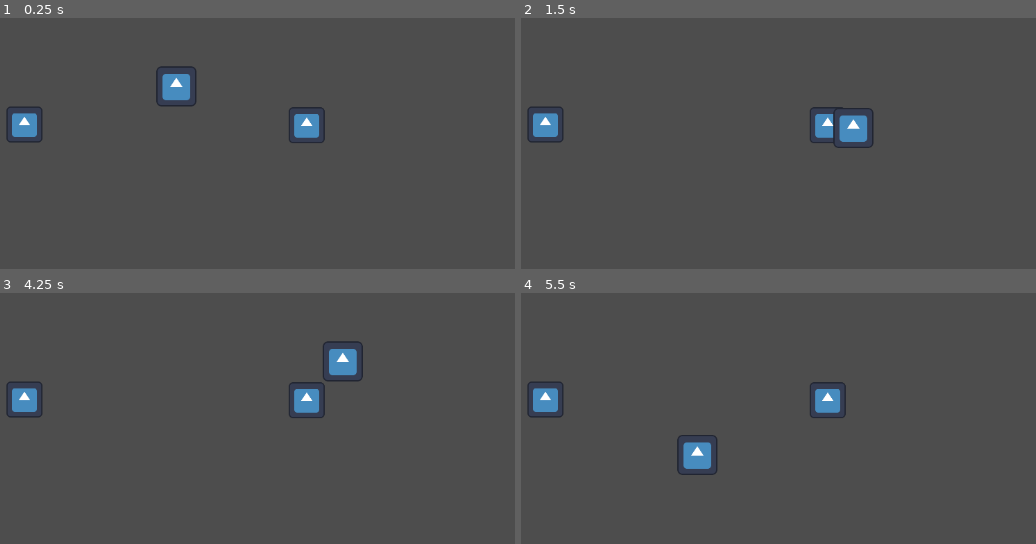
Above: before the commit, frames 1-4 (two rows, left to right).
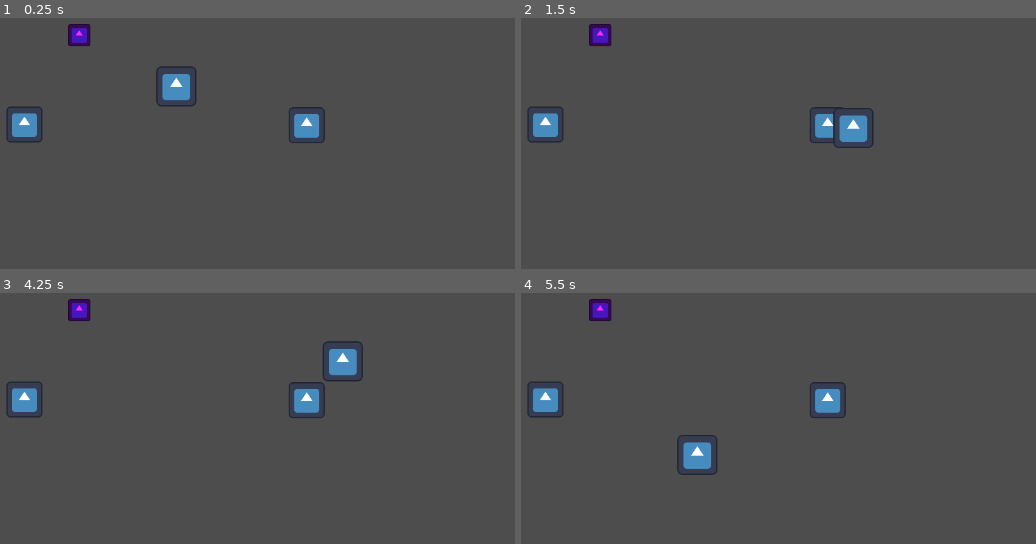
Above: after the commit, the same moments.

Repository: SwirlyQuentin/exploration-game
Game: Godot game, scene res://scenes/mainscenes/StartScene.tscn
Two runs of this game, one before a commit and one after it. Both use one fixed random seed, a clock stepped at 60 frames per second and the inputs below. The engine's default icon, where the game draws it, is replaced by a stand-in: a white triangle on a blue panel in a dark square.
Inputs:
- Up to frame 1 (0.25 s): no input
- Up to frame 2 (1.5 s): tap Enter (enter) at 0.5 s; hold D (right) 0.53-1.28 s; hold Enter (enter) 0.53-1.28 s; tap E (interact) at 0.8, 1.35 s; hold S (down) from 1.28 s (still down)
- Up to frame 3 (4.25 s): tap Enter (enter) at 1.55, 3.05 s; release S (down) at 2.03 s; hold D (right) 2.03-2.78 s; hold Enter (enter) 2.03-2.78 s; tap E (interact) at 2.3, 2.85, 3.8 s; hold W (up) 2.78-3.53 s; hold A (left) from 3.53 s (still down); hold Enter (enter) from 3.53 s (still down)
- Up to frame 4 (5.5 s): release Enter (enter) at 4.28 s; tap E (interact) at 4.35, 5.3 s; tap Enter (enter) at 4.55 s; release A (left) at 5.03 s; hold S (down) from 5.03 s (still down); hold Enter (enter) from 5.03 s (still down)

The runs differ from the first frame. In frame 1, 0.4% of the frame differs, in the area x 13-18%, y 2-12%; in frame 2, 0.4%; in frame 3, 0.4%; in frame 4, 0.4%.

Commit message:
fixing up world loading and creating puzzle rewards

Diff:
--- a/data/world/world-data/world.json
+++ b/data/world/world-data/world.json
@@ -1,8 +1 @@
-{
-    "collectables":[{"name": "collectable1", "location": "", "scene": "", "active": true}],
-    "chests": [{"name": "chest1", "location": "", "scene": "", "active": true}],
-    "loaded":false,
-    "puzzles":[{"name": "puzzle1", "location": "", "scene": "", "active": true, "solved":false}],
-    "enemies":[{"name": "enemy1", "location": "", "scene": "", "active": true}]
-
-}
+{"chests":[],"collectables":[{"active":true,"location":"(430, 221)","name":"CollectableLocation","ref":""}],"enemies":[{"active":true,"location":"","name":"enemy1","scene":""}],"loaded":false,"puzzles":[{"active":true,"location":"","name":"puzzle1","scene":"","solved":false}]}
--- a/project.godot
+++ b/project.godot
@@ -26,6 +26,7 @@
 [global_group]
 
 player=""
+Collectables=""
 
 [input]
 
@@ -69,6 +70,10 @@
 ]
 }
 
+[layer_names]
+
+2d_physics/layer_3="load"
+
 [rendering]
 
 renderer/rendering_method="gl_compatibility"
--- a/scenes/mainscenes/TestScene.tscn
+++ b/scenes/mainscenes/TestScene.tscn
@@ -1,34 +1,22 @@
-[gd_scene load_steps=6 format=3 uid="uid://c0v0ci1gfne8u"]
+[gd_scene load_steps=5 format=3 uid="uid://c0v0ci1gfne8u"]
 
-[ext_resource type="Script" path="res://scripts/player/Player.gd" id="1_3jktq"]
-[ext_resource type="Texture2D" uid="uid://cg44664s6ywtq" path="res://icon.svg" id="1_4sft4"]
+[ext_resource type="Script" path="res://scripts/main-scenes/TestScene.gd" id="1_vjtt2"]
+[ext_resource type="PackedScene" uid="uid://vksaete574p5" path="res://scenes/player/Player.tscn" id="3_fws1k"]
 [ext_resource type="PackedScene" uid="uid://bgjksx2dl5l4d" path="res://scenes/puzzles/SwitchPuzzle.tscn" id="3_lphba"]
 [ext_resource type="Script" path="res://scripts/item-containers/Collectables.gd" id="4_gvm3o"]
 
-[sub_resource type="RectangleShape2D" id="RectangleShape2D_vbaur"]
-size = Vector2(127, 127)
-
 [node name="TestScene" type="Node"]
+script = ExtResource("1_vjtt2")
 
 [node name="SwitchPuzzle" parent="." instance=ExtResource("3_lphba")]
 position = Vector2(568, 351)
 
-[node name="Player" type="CharacterBody2D" parent="." groups=["player"]]
-position = Vector2(570, 295)
-scale = Vector2(0.45, 0.45)
-script = ExtResource("1_3jktq")
-
-[node name="Sprite2D" type="Sprite2D" parent="Player"]
-texture = ExtResource("1_4sft4")
-
-[node name="CollisionShape2D" type="CollisionShape2D" parent="Player"]
-position = Vector2(0.5, -0.5)
-shape = SubResource("RectangleShape2D_vbaur")
+[node name="Player" parent="." instance=ExtResource("3_fws1k")]
 
 [node name="CollectableLocations" type="Node" parent="."]
 script = ExtResource("4_gvm3o")
 
-[node name="CollectableLocation" type="Marker2D" parent="CollectableLocations"]
+[node name="CollectableLocation" type="Marker2D" parent="CollectableLocations" groups=["Collectables"]]
 position = Vector2(430, 221)
 
 [node name="Collectables" type="Node" parent="."]
--- /dev/null
+++ b/scenes/player/Player.tscn
@@ -0,0 +1,32 @@
+[gd_scene load_steps=5 format=3 uid="uid://vksaete574p5"]
+
+[ext_resource type="Script" path="res://scripts/player/Player.gd" id="1_qp76k"]
+[ext_resource type="Texture2D" uid="uid://cg44664s6ywtq" path="res://icon.svg" id="2_8ktw0"]
+
+[sub_resource type="RectangleShape2D" id="RectangleShape2D_vbaur"]
+size = Vector2(127, 127)
+
+[sub_resource type="CircleShape2D" id="CircleShape2D_3awsu"]
+radius = 953.333
+
+[node name="Player" type="CharacterBody2D" groups=["player"]]
+position = Vector2(570, 295)
+scale = Vector2(0.45, 0.45)
+script = ExtResource("1_qp76k")
+
+[node name="Sprite2D" type="Sprite2D" parent="."]
+texture = ExtResource("2_8ktw0")
+
+[node name="CollisionShape2D" type="CollisionShape2D" parent="."]
+position = Vector2(0.5, -0.5)
+shape = SubResource("RectangleShape2D_vbaur")
+
+[node name="RenderDistance" type="Area2D" parent="."]
+collision_layer = 4
+collision_mask = 4
+
+[node name="CollisionShape2D" type="CollisionShape2D" parent="RenderDistance"]
+shape = SubResource("CircleShape2D_3awsu")
+
+[connection signal="area_entered" from="RenderDistance" to="." method="_on_render_distance_area_entered"]
+[connection signal="area_exited" from="RenderDistance" to="." method="_on_render_distance_area_exited"]
--- a/scenes/puzzles/SwitchPuzzle.tscn
+++ b/scenes/puzzles/SwitchPuzzle.tscn
@@ -1,8 +1,10 @@
-[gd_scene load_steps=6 format=3 uid="uid://bgjksx2dl5l4d"]
+[gd_scene load_steps=8 format=3 uid="uid://bgjksx2dl5l4d"]
 
 [ext_resource type="Script" path="res://scripts/puzzles/switch-puzzle/SwitchPuzzle.gd" id="1_x14el"]
 [ext_resource type="Script" path="res://scripts/puzzles/switch-puzzle/Switch.gd" id="2_agbqi"]
 [ext_resource type="Texture2D" uid="uid://cg44664s6ywtq" path="res://icon.svg" id="3_w5d41"]
+[ext_resource type="Script" path="res://scripts/shared/PuzzeReward.gd" id="4_cbf8t"]
+[ext_resource type="PackedScene" uid="uid://bqlw063hk567a" path="res://scenes/shared/Collectable.tscn" id="5_xetmb"]
 
 [sub_resource type="CircleShape2D" id="CircleShape2D_sxvu4"]
 
@@ -12,40 +14,52 @@
 [node name="SwitchPuzzle" type="Node2D"]
 script = ExtResource("1_x14el")
 
-[node name="Switch1" type="Node2D" parent="."]
+[node name="InteractiveNodes" type="Node2D" parent="."]
+
+[node name="Switch1" type="Node2D" parent="InteractiveNodes"]
 position = Vector2(-217, -1)
 script = ExtResource("2_agbqi")
 
-[node name="Area2D" type="Area2D" parent="Switch1"]
+[node name="Area2D" type="Area2D" parent="InteractiveNodes/Switch1"]
 
-[node name="CollisionShape2D" type="CollisionShape2D" parent="Switch1/Area2D"]
+[node name="CollisionShape2D" type="CollisionShape2D" parent="InteractiveNodes/Switch1/Area2D"]
 shape = SubResource("CircleShape2D_sxvu4")
 
-[node name="SwitchSprite" type="Sprite2D" parent="Switch1"]
+[node name="SwitchSprite" type="Sprite2D" parent="InteractiveNodes/Switch1"]
 scale = Vector2(0.40625, 0.40625)
 texture = ExtResource("3_w5d41")
 
-[node name="Switch2" type="Node2D" parent="."]
+[node name="Switch2" type="Node2D" parent="InteractiveNodes"]
 position = Vector2(190, 0)
 script = ExtResource("2_agbqi")
 
-[node name="Area2D" type="Area2D" parent="Switch2"]
+[node name="Area2D" type="Area2D" parent="InteractiveNodes/Switch2"]
 
-[node name="CollisionShape2D" type="CollisionShape2D" parent="Switch2/Area2D"]
+[node name="CollisionShape2D" type="CollisionShape2D" parent="InteractiveNodes/Switch2/Area2D"]
 shape = SubResource("CircleShape2D_sxvu4")
 
-[node name="SwitchSprite" type="Sprite2D" parent="Switch2"]
+[node name="SwitchSprite" type="Sprite2D" parent="InteractiveNodes/Switch2"]
 scale = Vector2(0.40625, 0.40625)
 texture = ExtResource("3_w5d41")
 
+[node name="Reward" type="Node2D" parent="."]
+script = ExtResource("4_cbf8t")
+
+[node name="Collectable" parent="Reward" instance=ExtResource("5_xetmb")]
+position = Vector2(200, 97)
+isPuzzle = true
+
 [node name="ActiveCheck" type="Area2D" parent="."]
+visible = false
+collision_layer = 2
+collision_mask = 2
 
 [node name="CollisionShape2D" type="CollisionShape2D" parent="ActiveCheck"]
 shape = SubResource("CircleShape2D_dwdux")
 
-[connection signal="body_entered" from="Switch1/Area2D" to="Switch1" method="_on_area_2d_body_entered"]
-[connection signal="body_exited" from="Switch1/Area2D" to="Switch1" method="_on_area_2d_body_exited"]
-[connection signal="body_entered" from="Switch2/Area2D" to="Switch2" method="_on_area_2d_body_entered"]
-[connection signal="body_exited" from="Switch2/Area2D" to="Switch2" method="_on_area_2d_body_exited"]
+[connection signal="body_entered" from="InteractiveNodes/Switch1/Area2D" to="InteractiveNodes/Switch1" method="_on_area_2d_body_entered"]
+[connection signal="body_exited" from="InteractiveNodes/Switch1/Area2D" to="InteractiveNodes/Switch1" method="_on_area_2d_body_exited"]
+[connection signal="body_entered" from="InteractiveNodes/Switch2/Area2D" to="InteractiveNodes/Switch2" method="_on_area_2d_body_entered"]
+[connection signal="body_exited" from="InteractiveNodes/Switch2/Area2D" to="InteractiveNodes/Switch2" method="_on_area_2d_body_exited"]
 [connection signal="body_entered" from="ActiveCheck" to="." method="_on_active_check_body_entered"]
 [connection signal="body_exited" from="ActiveCheck" to="." method="_on_active_check_body_exited"]
--- a/scenes/shared/Collectable.tscn
+++ b/scenes/shared/Collectable.tscn
@@ -1,22 +1,38 @@
-[gd_scene load_steps=4 format=3 uid="uid://bqlw063hk567a"]
+[gd_scene load_steps=7 format=3 uid="uid://bqlw063hk567a"]
 
+[ext_resource type="Script" path="res://scripts/shared/GameObject.gd" id="1_g1uga"]
 [ext_resource type="Texture2D" uid="uid://cg44664s6ywtq" path="res://icon.svg" id="1_uoata"]
-[ext_resource type="Script" path="res://scripts/shared/Collectable.gd" id="1_yc21u"]
+[ext_resource type="Script" path="res://scripts/shared/CollectableObject.gd" id="2_r0lrr"]
+[ext_resource type="Script" path="res://scripts/shared/ProcessCheck.gd" id="4_gs3nk"]
 
 [sub_resource type="CircleShape2D" id="CircleShape2D_fn88i"]
 radius = 20.025
 
+[sub_resource type="CircleShape2D" id="CircleShape2D_723eo"]
+radius = 30.0666
+
 [node name="Collectable" type="Node2D"]
-script = ExtResource("1_yc21u")
+script = ExtResource("1_g1uga")
 
-[node name="Sprite2D" type="Sprite2D" parent="."]
+[node name="CollectableObject" type="Node2D" parent="."]
+script = ExtResource("2_r0lrr")
+
+[node name="Sprite2D" type="Sprite2D" parent="CollectableObject"]
 modulate = Color(0.989694, 0.160488, 1, 1)
 scale = Vector2(0.253906, 0.253906)
 texture = ExtResource("1_uoata")
 
-[node name="CollectCheck" type="Area2D" parent="."]
+[node name="CollectCheck" type="Area2D" parent="CollectableObject"]
 
-[node name="CollisionShape2D" type="CollisionShape2D" parent="CollectCheck"]
+[node name="CollisionShape2D" type="CollisionShape2D" parent="CollectableObject/CollectCheck"]
 shape = SubResource("CircleShape2D_fn88i")
 
-[connection signal="body_entered" from="CollectCheck" to="." method="_on_collect_check_body_entered"]
+[node name="ProcessCheck" type="Area2D" parent="."]
+collision_layer = 4
+collision_mask = 4
+script = ExtResource("4_gs3nk")
+
+[node name="CollisionShape2D" type="CollisionShape2D" parent="ProcessCheck"]
+shape = SubResource("CircleShape2D_723eo")
+
+[connection signal="body_entered" from="CollectableObject/CollectCheck" to="CollectableObject" method="_on_collect_check_body_entered"]
--- a/scripts/global/PlayerManager.gd
+++ b/scripts/global/PlayerManager.gd
@@ -31,8 +31,8 @@
 		data["level"] += 1
 
 
-func addCollectable(col):
-	data["collectables"].append(col)
+func addCollectable():
+	# data["collectables"].append(col)
 	data["totalCollectables"] += 1
-	col.queue_free()
+	# col.queue_free()
 	pass
--- a/scripts/global/Signals.gd
+++ b/scripts/global/Signals.gd
@@ -10,3 +10,5 @@
 #loading world
 signal writeWorldLocations
 signal loadLocations
+signal saveWorld
+signal loadObjects
--- a/scripts/global/WorldLoader.gd
+++ b/scripts/global/WorldLoader.gd
@@ -12,7 +12,10 @@
 # Called when the node enters the scene tree for the first time.
 func _ready() -> void:
 	Signals.connect("writeWorldLocations", writeLocations)
+	Signals.connect("loadObjects", loadCollectables)
+	Signals.connect("saveWorld", saveWorld)
 	collectWorldData()
+
 	pass # Replace with function body.
 
 
@@ -36,14 +39,27 @@
 	worldData["chests"] = []
 	for location in locations:
 		if (location["type"] == "collectable"):
-			worldData["collectables"].append({"name": location["name"], "location": location["position"], "scene":location["scene"], "active":true})
+			worldData["collectables"].append({"name": location["name"], "location": location["position"], "ref":location["ref"], "active":true})
 		elif (location["type"] == "chests"):
-			worldData["chests"].append({"name": location["name"], "location": location["position"], "scene":location["scene"], "active":true})
+			worldData["chests"].append({"name": location["name"], "location": location["position"], "ref":location["ref"], "active":true})
 		elif (location["type"] == "puzzles"):
-			worldData["puzzles"].append({"name": location["name"], "location": location["position"], "scene":location["scene"], "active":true, "solved":false})
+			worldData["puzzles"].append({"name": location["name"], "location": location["position"], "ref":location["ref"], "active":true, "solved":false})
 		elif (location["type"] == "enemies"):
-			worldData["enemies"].append({"name": location["name"], "location": location["position"], "scene":location["scene"], "active":true})
+			worldData["enemies"].append({"name": location["name"], "location": location["position"], "ref":location["ref"], "active":true})
 
 	print(worldData)
-	loadCollectables()
+
+
+	saveWorld()
 	pass
+
+func saveWorld():
+	var saveFile = FileAccess.open("res://data/world/world-data/world.json", FileAccess.WRITE)
+	saveFile.store_string(JSON.stringify(worldData))
+	DevConsole.log("Saved")
+
+func appendCollectables(collectables):
+	for col in collectables:
+		locations.append(col)
+	Signals.emit_signal("writeWorldLocations")
+	pass
--- a/scripts/item-containers/Collectables.gd
+++ b/scripts/item-containers/Collectables.gd
@@ -9,15 +9,15 @@
 func _ready() -> void:
 	formatCollectables()
 	Signals.loadLocations.connect(loadLocations)
+	loadLocations()
 	pass # Replace with function body.
 
 
 func formatCollectables():
 	for child in children:
-		locations.append({"name":child.name, "position":child.global_position, "scene":currentScene, "active":true, "type": "collectable"})
+		locations.append({"name":child.name, "position":child.global_position, "ref":"", "active":true, "type": "collectable"})
 	pass
 
 func loadLocations():
-	for location in locations:
-		WorldLoader.locations.append(location)
+	WorldLoader.appendCollectables(locations)
 	pass
--- /dev/null
+++ b/scripts/main-scenes/TestScene.gd
@@ -0,0 +1,6 @@
+extends Node
+
+
+# Called when the node enters the scene tree for the first time.
+func _ready() -> void:
+	Signals.emit_signal("loadObjects")
--- a/scripts/player/Player.gd
+++ b/scripts/player/Player.gd
@@ -2,6 +2,8 @@
 
 
 const speed = 300.0
+
+
 
 
 func _physics_process(delta: float) -> void:
@@ -19,3 +21,14 @@
 	velocity = direction.normalized() * speed
 
 	move_and_slide()
+
+
+func _on_render_distance_area_entered(area:Area2D) -> void:
+	if (!area.parent.isPuzzle):
+		area.parent.setEnabled()
+		print("AREA ", area)
+
+
+func _on_render_distance_area_exited(area:Area2D) -> void:
+	if (!area.parent.isPuzzle):
+		area.parent.setDisabled()
--- a/scripts/puzzles/switch-puzzle/SwitchPuzzle.gd
+++ b/scripts/puzzles/switch-puzzle/SwitchPuzzle.gd
@@ -1,7 +1,10 @@
 extends Node2D
 
-@onready var switch1 = $Switch1
-@onready var switch2 = $Switch2
+@onready var switch1 = $InteractiveNodes/Switch1
+@onready var switch2 = $InteractiveNodes/Switch2
+@onready var interactiveNodes = $InteractiveNodes
+
+@onready var reward = $Reward
 
 
 var active = false
@@ -26,7 +29,8 @@
 	if (switch1.enabled && switch2.enabled):
 		#Mark as Solved
 		print("SOLVED")
-		self.process_mode = Node.PROCESS_MODE_DISABLED
+		reward.unlockReward()
+		interactiveNodes.process_mode = Node.AUTO_TRANSLATE_MODE_DISABLED
 		pass
 	pass
 
--- a/scripts/shared/Collectable.gd
+++ /dev/null
@@ -1,11 +0,0 @@
-extends Node2D
-
-
-# Called when the node enters the scene tree for the first time.
-func _ready() -> void:
-	pass # Replace with function body.
-
-
-func _on_collect_check_body_entered(body:Node2D) -> void:
-	if (body.is_in_group("player")):
-		Signals.emit_signal("addCollectable", self)
--- /dev/null
+++ b/scripts/shared/CollectableObject.gd
@@ -0,0 +1,27 @@
+extends Node2D
+
+var initialized = false
+
+var initTimer:Timer = Timer.new()
+
+func _ready():
+	# initTimer.wait_time = 1
+	# initTimer.one_shot = true
+	# initTimer.connect("timeout", initTimerTimeout)
+	# initTimer.autostart = true
+	# add_child(initTimer)
+	# visible = false
+	# process_mode = Node.PROCESS_MODE_DISABLED
+	pass
+
+
+func initTimerTimeout():
+	print("timeout")
+	initialized = true
+
+func _on_collect_check_body_entered(body:Node2D) -> void:
+	print("COLLIDED, ", body)
+	if (body.is_in_group("player")):
+		Signals.emit_signal("addCollectable")
+		print("added collectable")
+		get_parent().queue_free()
--- /dev/null
+++ b/scripts/shared/GameObject.gd
@@ -0,0 +1,20 @@
+extends Node2D
+@onready var child: Node2D = self.get_child(0)
+
+@export var isPuzzle = false
+
+var enabled = false
+
+func _ready():
+	print("child ", child)
+	setDisabled()
+
+func setEnabled():
+	child.process_mode = Node.PROCESS_MODE_INHERIT
+	child.visible = true
+	enabled = true
+
+func setDisabled():
+	enabled = false
+	child.visible = false
+	child.process_mode = Node.PROCESS_MODE_DISABLED
--- /dev/null
+++ b/scripts/shared/ProcessCheck.gd
@@ -0,0 +1,3 @@
+extends Area2D
+
+@onready var parent = self.get_parent()
--- /dev/null
+++ b/scripts/shared/PuzzeReward.gd
@@ -0,0 +1,8 @@
+extends Node
+
+@onready var child = self.get_child(0)
+
+func unlockReward():
+	print("SETTING ENABLED")
+	child.setEnabled()
+	pass
